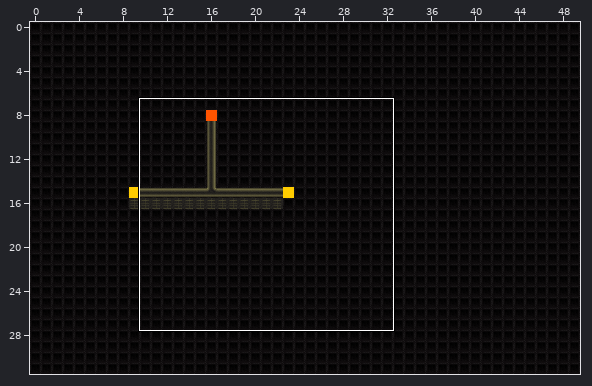
One commit to this Tiled map: assets/images/template.tmx. Above: a wide view before the commit, with the close-up outlined.
Close-up. Before the commit:
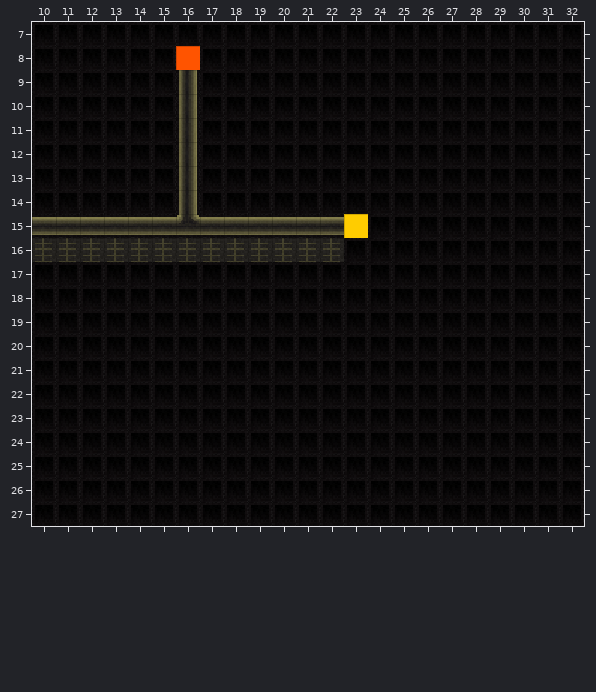
Cells are 16x16 px. Shown: x 10..32, y 7..27.
After:
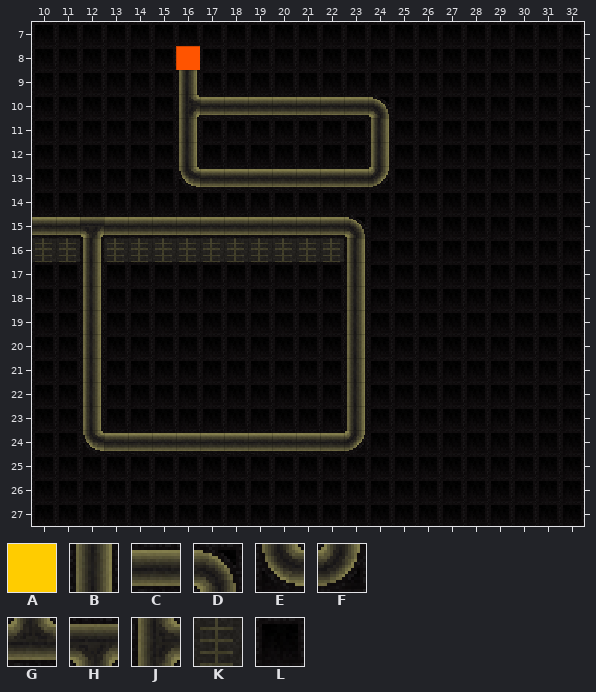
Key: from "spawnJaune": A 0; from "tilemapGround": B 0, C 2, D 5, E 6, F 7, G 8, H 9, J 10, K 12, L 13.
_ is an empty cell.
Objects are placed by their top-left corner, in cells (3,4 is the top-left corner of cell 3,4); size is 1x1 cell unless given.
Tiles replaced or removed in this view: B, C, F, G, K, L.
Change:
Changed rows in their new state; . is an unchanged cell.
Layer "ground":
first column x 12:
10 ....JCCCCCCCD
11 ............B
12 ............B
13 ....ECCCCCCCF
14 ....L........
15 H...C......D.
16 B..........B.
17 B..........B.
18 B..........B.
19 B..........B.
20 B..........B.
21 B..........B.
22 B..........B.
23 B..........B.
24 ECCCCCCCCCCF.
Layer "spawn":
removed: A at 23,15
Pixel boxes of the changes (left, top, right, bottom) in both close-ups:
changed: (80, 94, 392, 454)
